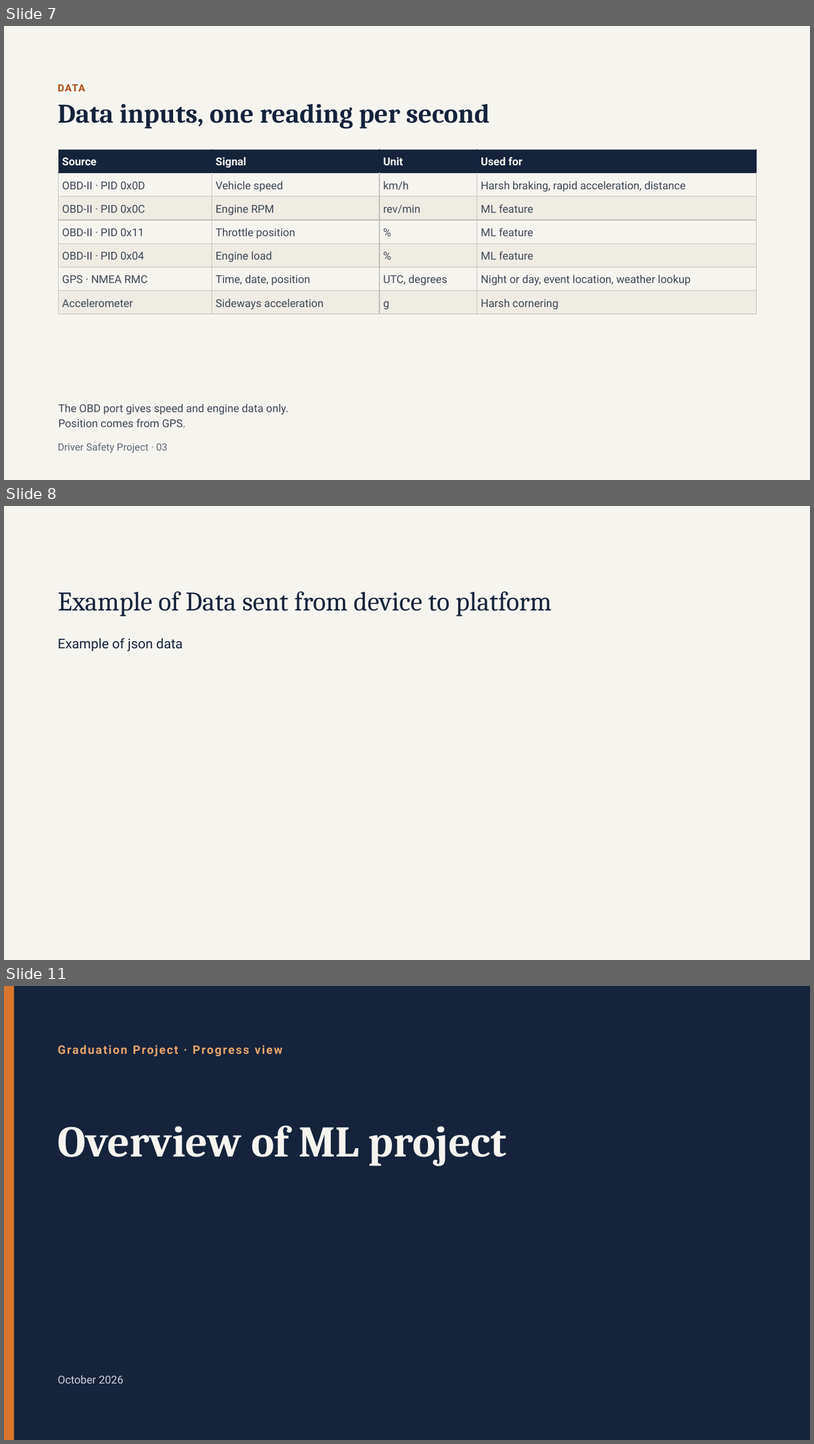
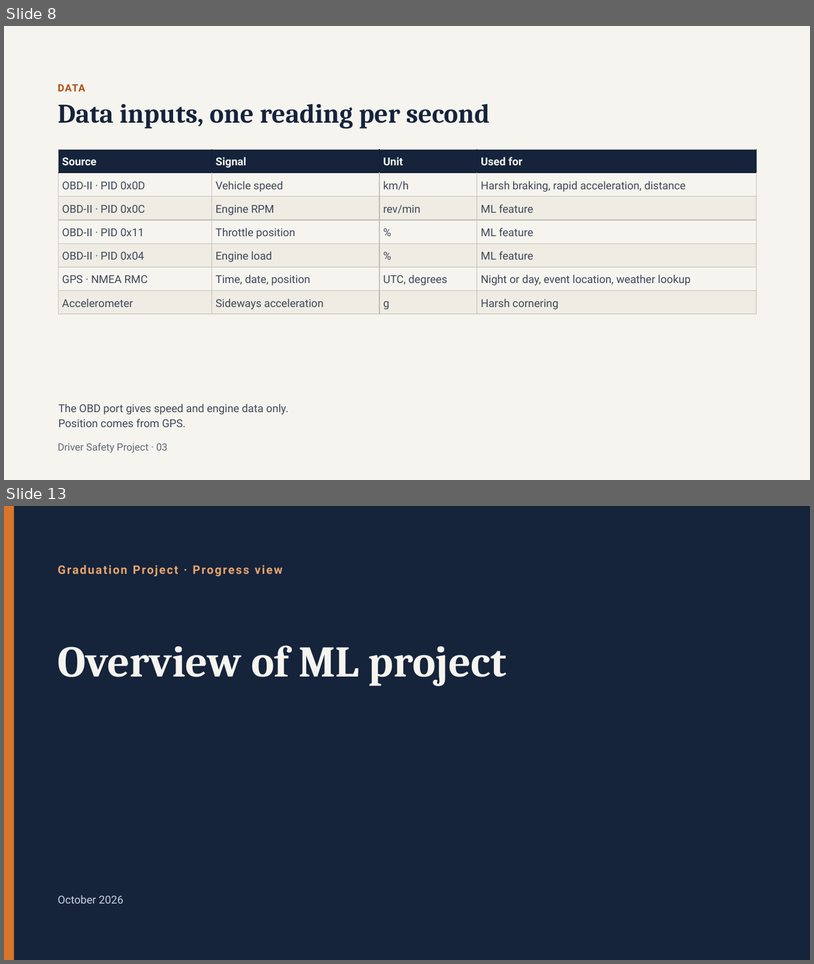
Before and after one commit to Osama-Gamil/Driver-Behaviour-PR, a slide deck: presentation/Driver_Safety_Project_organized.pptx. Shown one above the other, each under a label of ours: slides 7, 8 and 11 before the commit, slides 8 and 13 after it; the slides between them are not shown. The pictures are 814x1444 and 814x964 pixels, drawn with LibreOffice and Linux fonts; fonts in the diff are those of the drawing. Boxes give left, top, right and bottom in pixels: in the first picture for what was removed or moved away, otherwise in the second. Text is boxed around its words. In the diff, an @@ line names an element or a change of style, - is before the commit and + after.

```diff
--- a/presentation/Driver_Safety_Project_organized.pptx
+++ b/presentation/Driver_Safety_Project_organized.pptx
@@ slide 8 removed at (4,506,810,960), background #F6F4EF @@
@@ title removed at (58,591,552,616) @@
-Example of Data sent from device to platform
@@ text removed at (58,638,183,651) @@
-Example of json data
@@ what was slide 7 is now slide 8 @@
@@ what was slide 11 is now slide 13 @@
```
Also in this commit, not shown: 1 slide changed, 4 slides added, 1 other slide removed.
